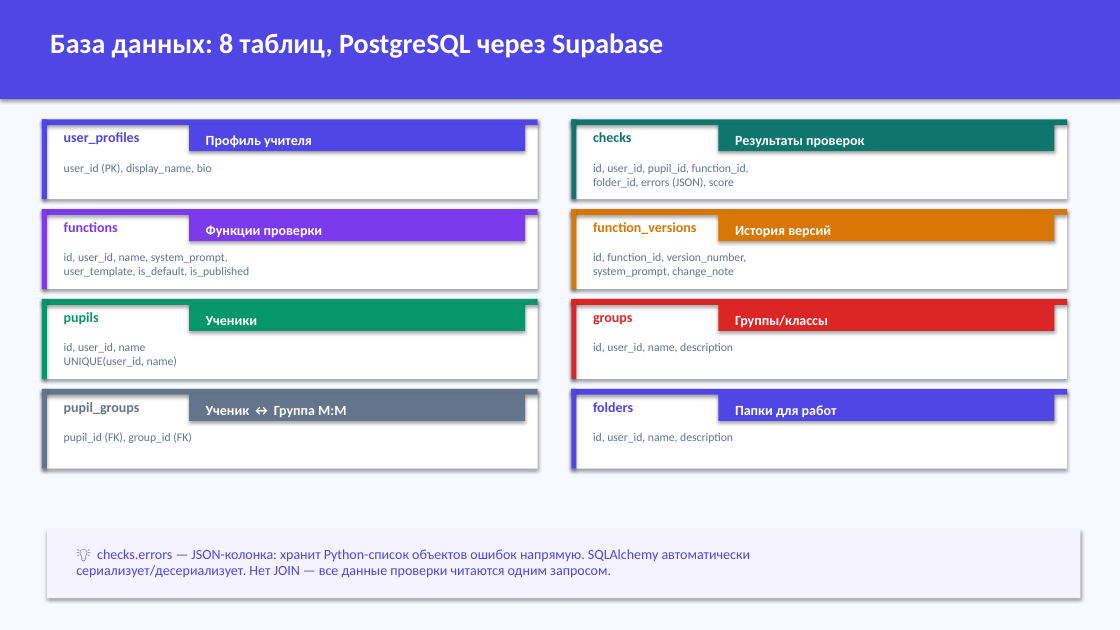
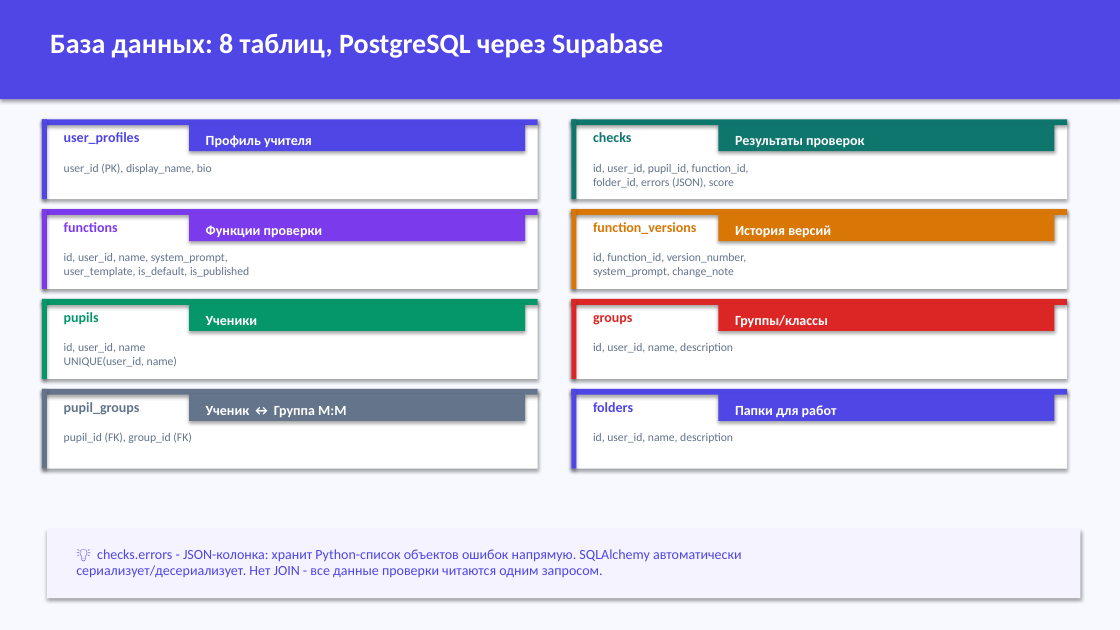
Before and after one commit to KatyaDolgova/russian-handwriting-checker, a slide deck: slide 15 of russian-handwriting-checker-new/RusYazyk_AI_v2.pptx. Drawn at 1120x630 pixels with LibreOffice and Linux fonts; fonts in the diff are those of the drawing. Boxes give left, top, right and bottom in pixels: in the first picture for what was removed or moved away, otherwise in the second. Text is boxed around its words. In the diff, an @@ line names an element or a change of style, - is before the commit and + after.

Commit message:
feat: файлы python-service к прошлому коммиту

```diff
--- a/russian-handwriting-checker-new/RusYazyk_AI_v2.pptx
+++ b/russian-handwriting-checker-new/RusYazyk_AI_v2.pptx
@@ text at [76,549,742,578]: text changed @@
-💡 checks.errors — JSON-колонка: хранит Python-список объектов ошибок напрямую. SQLAlchemy автоматически
-сериализует/десериализует. Нет JOIN — все данные проверки читаются одним запросом.
+💡 checks.errors - JSON-колонка: хранит Python-список объектов ошибок напрямую. SQLAlchemy автоматически
+сериализует/десериализует. Нет JOIN - все данные проверки читаются одним запросом.
```
Also in this commit, not shown: 15 other slides changed, 8 other files.
